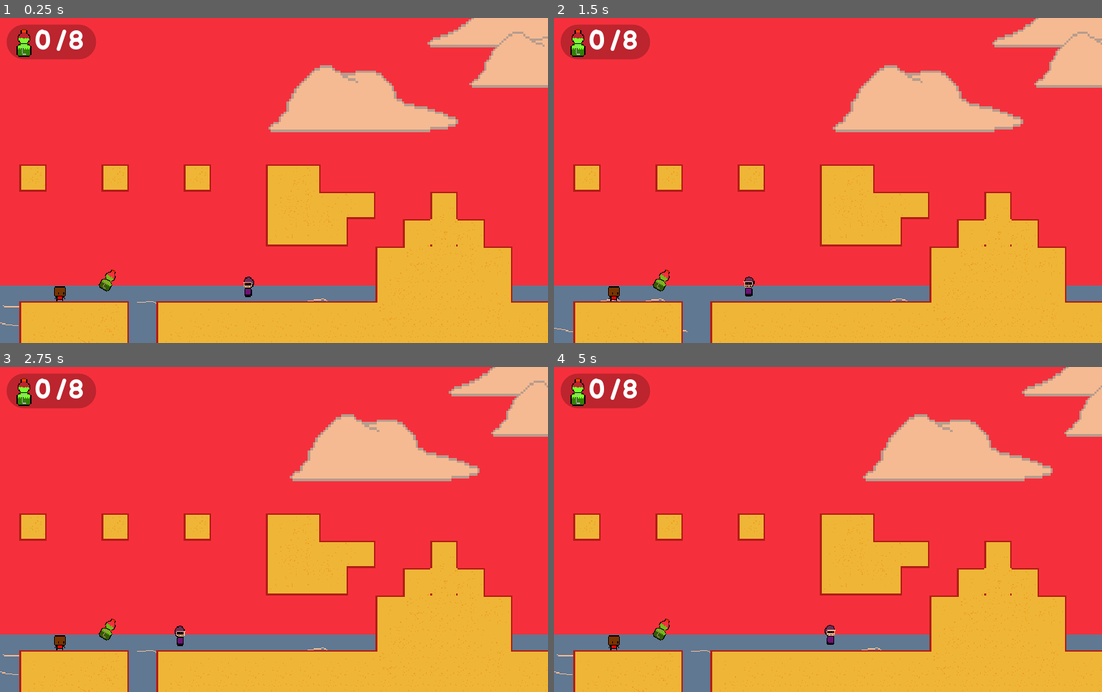
Above: before the commit, frames 1-4 (two rows, left to right).
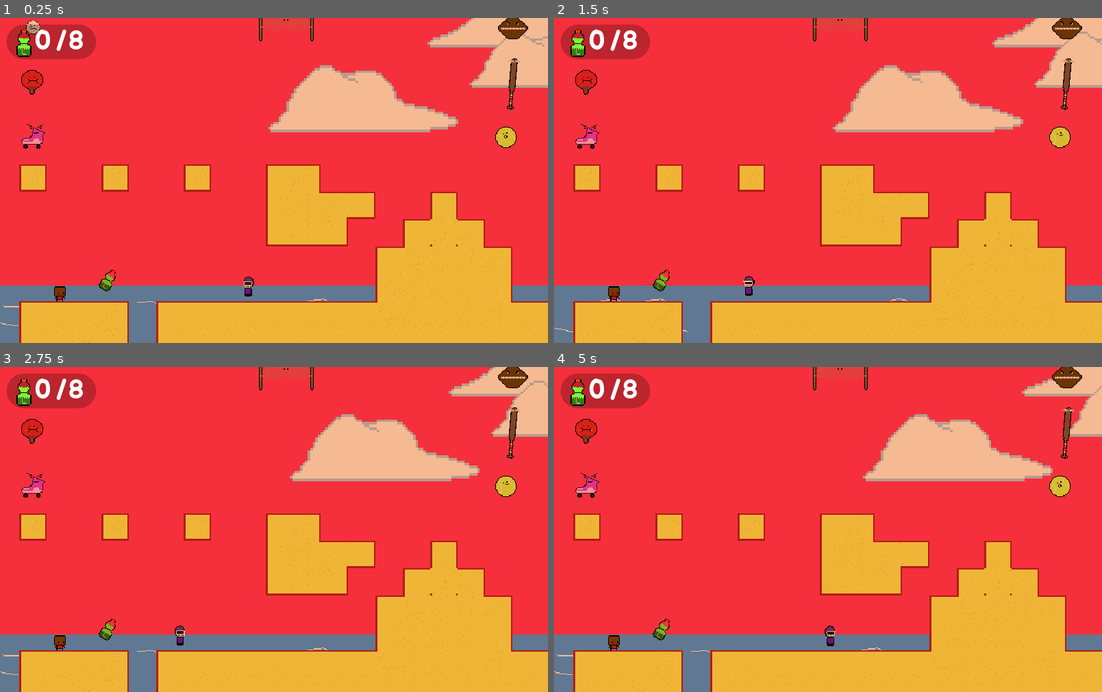
Above: after the commit, the same moments.

Repository: AdamSmif/Sportsball-Adventures
Game: Godot game, scene res://Levels/World.tscn
Two runs of this game, one before a commit and one after it. Both use one fixed random seed, a clock stepped at 60 frames per second and the inputs below. This scene is started directly instead of the project's main scene.
Inputs:
- Up to frame 1 (0.25 s): no input
- Up to frame 2 (1.5 s): hold Up (ui_up) from 0.53 s (still down); tap Space (jump) at 0.77 s
- Up to frame 3 (2.75 s): tap Space (jump) at 1.52 s; release Up (ui_up) at 2.03 s
- Up to frame 4 (5 s): hold Up (ui_up) 2.78-4.28 s; tap Space (jump) at 3.02, 3.77, 4.52 s

The runs differ from the first frame. In frame 1, 1.3% of the frame differs, in the area x 3-97%, y 0-86%; in frame 2, 1.2%; in frame 3, 1.2%; in frame 4, 1.3%.

Commit message:
minor content changes

Diff:
--- a/Enemies+Allies/Footballbot/FootballBot.tscn
+++ b/Enemies+Allies/Footballbot/FootballBot.tscn
@@ -32,13 +32,13 @@
 [node name="FootballBot" type="KinematicBody2D"]
 scale = Vector2( 0.5, 0.5 )
 collision_layer = 16
-collision_mask = 35
+collision_mask = 99
 script = ExtResource( 3 )
 
 [node name="Sprite" type="AnimatedSprite" parent="."]
 position = Vector2( 0.159576, 0.797058 )
 frames = SubResource( 1 )
-frame = 2
+frame = 3
 playing = true
 
 [node name="CollisionShape2D" type="CollisionShape2D" parent="."]
--- a/Levels/ShaderTest.tscn
+++ b/Levels/ShaderTest.tscn
@@ -9,6 +9,7 @@
 [ext_resource path="res://Enemies+Allies/Footballbot/FootballBot.tscn" type="PackedScene" id=7]
 [ext_resource path="res://Enemies+Allies/Gronkobot/Gronkobot.tscn" type="PackedScene" id=8]
 [ext_resource path="res://Assets/FallZone.tscn" type="PackedScene" id=9]
+[ext_resource path="res://PlayersTwoThruEight/AllPlayers.tscn" type="PackedScene" id=10]
 
 [sub_resource type="Shader" id=1]
 code = "shader_type canvas_item;
@@ -31,6 +32,7 @@
 [node name="NightSkyAnimated" parent="." instance=ExtResource( 1 )]
 position = Vector2( 299.214, -146.267 )
 scale = Vector2( 8, 8 )
+frame = 1
 
 [node name="GolfTile" parent="." instance=ExtResource( 2 )]
 position = Vector2( -59.4753, -89.6174 )
@@ -64,3 +66,6 @@
 [node name="FallZone" parent="." instance=ExtResource( 9 )]
 position = Vector2( 360, 752 )
 lose_level_world_scene = "res://Levels/ShaderTest.tscn"
+
+[node name="AllPlayers" parent="." instance=ExtResource( 10 )]
+position = Vector2( -336, -216 )
--- a/Levels/World.tscn
+++ b/Levels/World.tscn
@@ -13,13 +13,12 @@
 [ext_resource path="res://Assets/Basketball.tscn" type="PackedScene" id=11]
 [ext_resource path="res://Assets/hoopnet.tscn" type="PackedScene" id=12]
 [ext_resource path="res://Assets/Hurdle.tscn" type="PackedScene" id=13]
+[ext_resource path="res://PlayersTwoThruEight/AllPlayers.tscn" type="PackedScene" id=14]
 [ext_resource path="res://Levels/Exit.tscn" type="PackedScene" id=15]
 [ext_resource path="res://Assets/Basket.tscn" type="PackedScene" id=16]
 [ext_resource path="res://Assets/Bottle.tscn" type="PackedScene" id=17]
 [ext_resource path="res://Assets/Soccer.tscn" type="PackedScene" id=18]
 [ext_resource path="res://Assets/Speakers.tscn" type="PackedScene" id=19]
-[ext_resource path="res://PlayersTwoThruEight/BaseballBat.tscn" type="PackedScene" id=20]
-[ext_resource path="res://PlayersTwoThruEight/GolfballPlayer/GolfballPlayer.tscn" type="PackedScene" id=21]
 [ext_resource path="res://Assets/voxeltest.png" type="Texture" id=22]
 [ext_resource path="res://Assets/pyramidtest.png" type="Texture" id=23]
 [ext_resource path="res://Assets/FallZone.tscn" type="PackedScene" id=24]
@@ -377,14 +376,6 @@
 [node name="Basket" parent="." instance=ExtResource( 16 )]
 position = Vector2( 2558.53, 320.412 )
 
-[node name="GolfballPlayer" parent="." instance=ExtResource( 21 )]
-position = Vector2( 2334.95, 302.91 )
-id = 3
-
-[node name="BaseballBat" parent="." instance=ExtResource( 20 )]
-position = Vector2( 2502.6, 301.608 )
-id = 2
-
 [node name="FallZone" parent="." instance=ExtResource( 24 )]
 position = Vector2( 912, 984 )
 lose_level_world_scene = "res://Levels/World.tscn"
@@ -415,5 +406,8 @@
 
 [node name="FootballBot" parent="." instance=ExtResource( 28 )]
 position = Vector2( -520, 520 )
+
+[node name="AllPlayers" parent="." instance=ExtResource( 14 )]
+position = Vector2( -800, 160 )
 [connection signal="timeout" from="Timer/Timer" to="Timer" method="_on_Timer_timeout"]
 [connection signal="bottle_collected" from="Bottles/Bottle" to="HUD" method="_on_bottle_collected"]
--- a/Levels/golfworld/GolfWorld1-1.tscn
+++ b/Levels/golfworld/GolfWorld1-1.tscn
@@ -1,10 +1,11 @@
-[gd_scene load_steps=18 format=2]
+[gd_scene load_steps=19 format=2]
 
 [ext_resource path="res://Assets/Tiles/GolfTile.tscn" type="PackedScene" id=1]
 [ext_resource path="res://Assets/hubassets/evergreentree.png" type="Texture" id=2]
 [ext_resource path="res://Player/Player.tscn" type="PackedScene" id=3]
 [ext_resource path="res://Levels/Exit.tscn" type="PackedScene" id=4]
 [ext_resource path="res://Assets/clouds.png" type="Texture" id=5]
+[ext_resource path="res://PlayersTwoThruEight/AllPlayers.tscn" type="PackedScene" id=6]
 [ext_resource path="res://Assets/brycepaintingtest.png" type="Texture" id=7]
 [ext_resource path="res://Assets/Hurdle.png" type="Texture" id=8]
 [ext_resource path="res://Assets/FallZone.tscn" type="PackedScene" id=9]
@@ -319,3 +320,6 @@
 __meta__ = {
 "_edit_lock_": true
 }
+
+[node name="AllPlayers" parent="." instance=ExtResource( 6 )]
+position = Vector2( -1048, -136 )
--- a/Player/Player.tscn
+++ b/Player/Player.tscn
@@ -12,6 +12,7 @@
 [ext_resource path="res://Player/Jump.wav" type="AudioStream" id=10]
 [ext_resource path="res://Music/Coin.wav" type="AudioStream" id=11]
 [ext_resource path="res://Player/player1_throw.png" type="Texture" id=12]
+[ext_resource path="res://Player/PlayerCamera.tscn" type="PackedScene" id=13]
 
 [sub_resource type="SpriteFrames" id=1]
 animations = [ {
@@ -68,12 +69,7 @@
 "_edit_lock_": true
 }
 
-[node name="Camera2D" type="Camera2D" parent="."]
-offset = Vector2( 250, -125 )
-current = true
-__meta__ = {
-"_edit_lock_": true
-}
+[node name="PlayerCamera" parent="." instance=ExtResource( 13 )]
 
 [node name="Position2D" type="Position2D" parent="."]
 position = Vector2( 17, 11 )
--- /dev/null
+++ b/Player/PlayerCamera.tscn
@@ -0,0 +1,8 @@
+[gd_scene format=2]
+
+[node name="PlayerCamera" type="Camera2D"]
+offset = Vector2( 250, -125 )
+current = true
+__meta__ = {
+"_edit_lock_": true
+}
--- a/UI/TitleScreen.tscn
+++ b/UI/TitleScreen.tscn
@@ -74,14 +74,14 @@
 
 [node name="Ocean" parent="." instance=ExtResource( 1 )]
 position = Vector2( 512, 288 )
-frame = 1
+frame = 2
 
 [node name="Ocean2" parent="." instance=ExtResource( 1 )]
 position = Vector2( 256, 288 )
+frame = 1
 
 [node name="Ocean3" parent="." instance=ExtResource( 1 )]
 position = Vector2( 0, 288 )
-frame = 2
 
 [node name="BeachTile" parent="." instance=ExtResource( 3 )]
 position = Vector2( 288, 352 )
Not shown: 1 places in Levels/ShaderTest.tscn that only renumber resources
Not shown: 1 places in Levels/World.tscn that only renumber resources
Not shown: 1 places in Player/Player.tscn that only renumber resources
